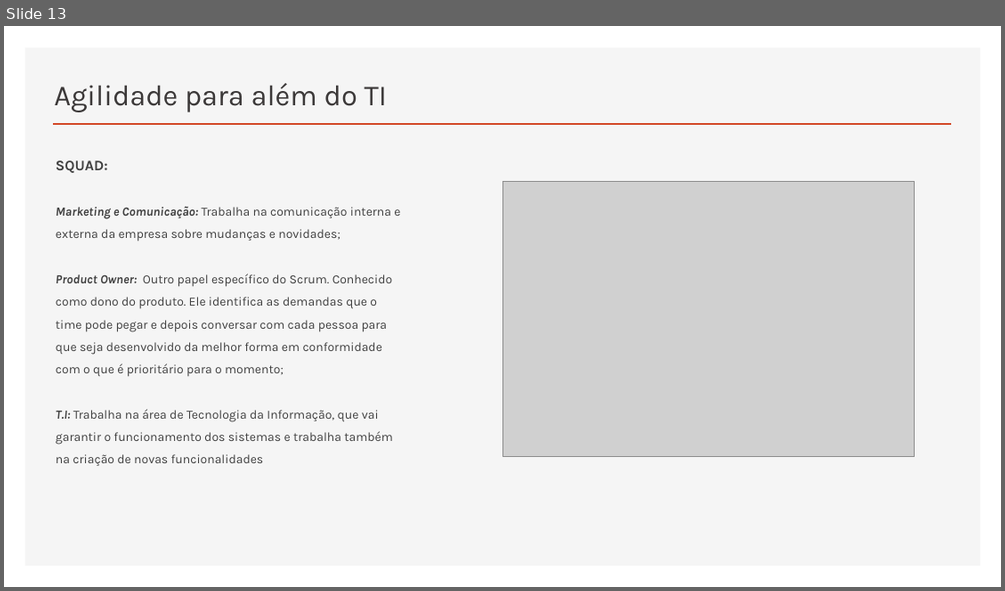
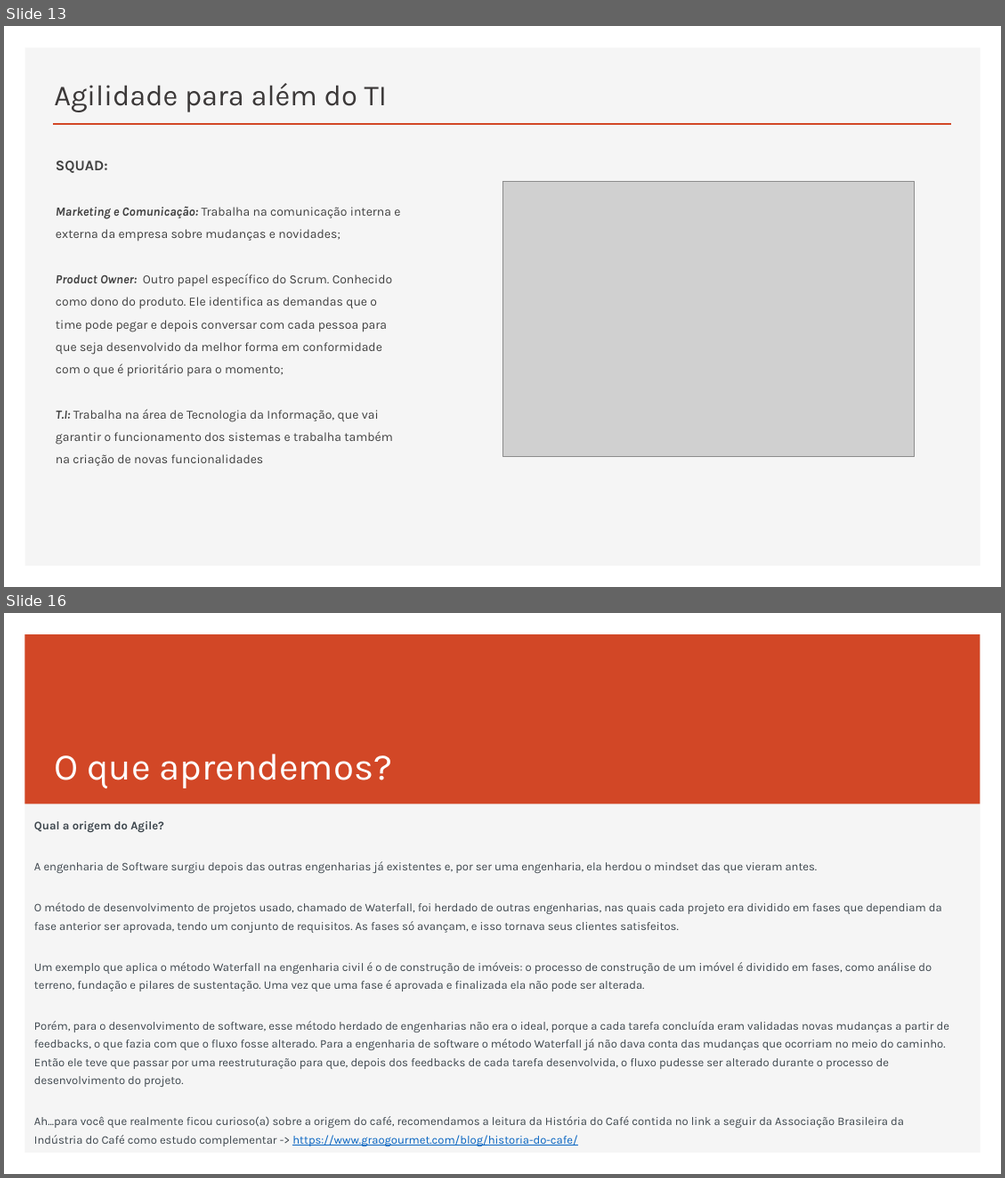
Before and after one commit to RaizaCirne/app-flex, a slide deck: Trilhas/[Business Agility T5 - ONE]/01..Agilidade-promovendo_a_transformacao_agil.pptx. Shown one above the other, each under a label of ours: slide 13 before the commit, slides 13 and 16 after it; the slides between them are not shown. The pictures are 1005x591 and 1005x1178 pixels, drawn with LibreOffice and Linux fonts; fonts in the diff are those of the drawing; grey boxes stand for pictures. Boxes give left, top, right and bottom in pixels: in the first picture for what was removed or moved away, otherwise in the second. Text is boxed around its words. In the diff, an @@ line names an element or a change of style, - is before the commit and + after.

```diff
--- a/Trilhas/[Business Agility T5 - ONE]/01..Agilidade-promovendo_a_transformacao_agil.pptx
+++ b/Trilhas/[Business Agility T5 - ONE]/01..Agilidade-promovendo_a_transformacao_agil.pptx
@@ slide 16 added at (x1=4, y1=613, x2=1001, y2=1174), background #FFFFFF; not listed: 1 template element that a slide beside it also shows @@
@@ rectangle added at (x1=25, y1=634, x2=980, y2=804), fill #D24726 @@
@@ title added at (x1=54, y1=754, x2=392, y2=788), 36 pt, text #FFFFFF @@
+O que aprendemos?
@@ text added at (x1=34, y1=821, x2=949, y2=1147), 11.2 pt, text #3D464D @@
+Qual a origem do Agile?
+A engenharia de Software surgiu depois das outras engenharias já existentes e, por ser uma engenharia, ela herdou o mindset das que vieram antes.
+O método de desenvolvimento de projetos usado, chamado de Waterfall, foi herdado de outras engenharias, nas quais cada projeto era dividido em fases que dependiam da fase anterior ser aprovada, tendo um conjunto de requisitos. As fases só avançam, e isso tornava seus clientes satisfeitos.
+Um exemplo que aplica o método Waterfall na engenharia civil é o de construção de imóveis: o processo de construção de um imóvel é dividido em fases, como análise do terreno, fundação e pilares de sustentação. Uma vez que uma fase é aprovada e finalizada ela não pode ser alterada.
+Porém, para o desenvolvimento de software, esse método herdado de engenharias não era o ideal, porque a cada tarefa concluída eram validadas novas mudanças a partir de feedbacks, o que fazia com que o fluxo fosse alterado. Para a engenharia de software o método Waterfall já não dava conta das mudanças que ocorriam no meio do caminho. Então ele teve que passar por uma reestruturação para que, depois dos feedbacks de cada tarefa desenvolvida, o fluxo pudesse ser alterado durante o processo de desenvolvimento do projeto.
+Ah...para você que realmente ficou curioso(a) sobre a origem do café, recomendamos a leitura da História do Café contida no link a seguir da Associação Brasileira da Indústria do Café como estudo complementar -> https://www.graogourmet.com/blog/historia-do-cafe/
```
Also in this commit, not shown: 5 other slides added, 1 slide removed.
